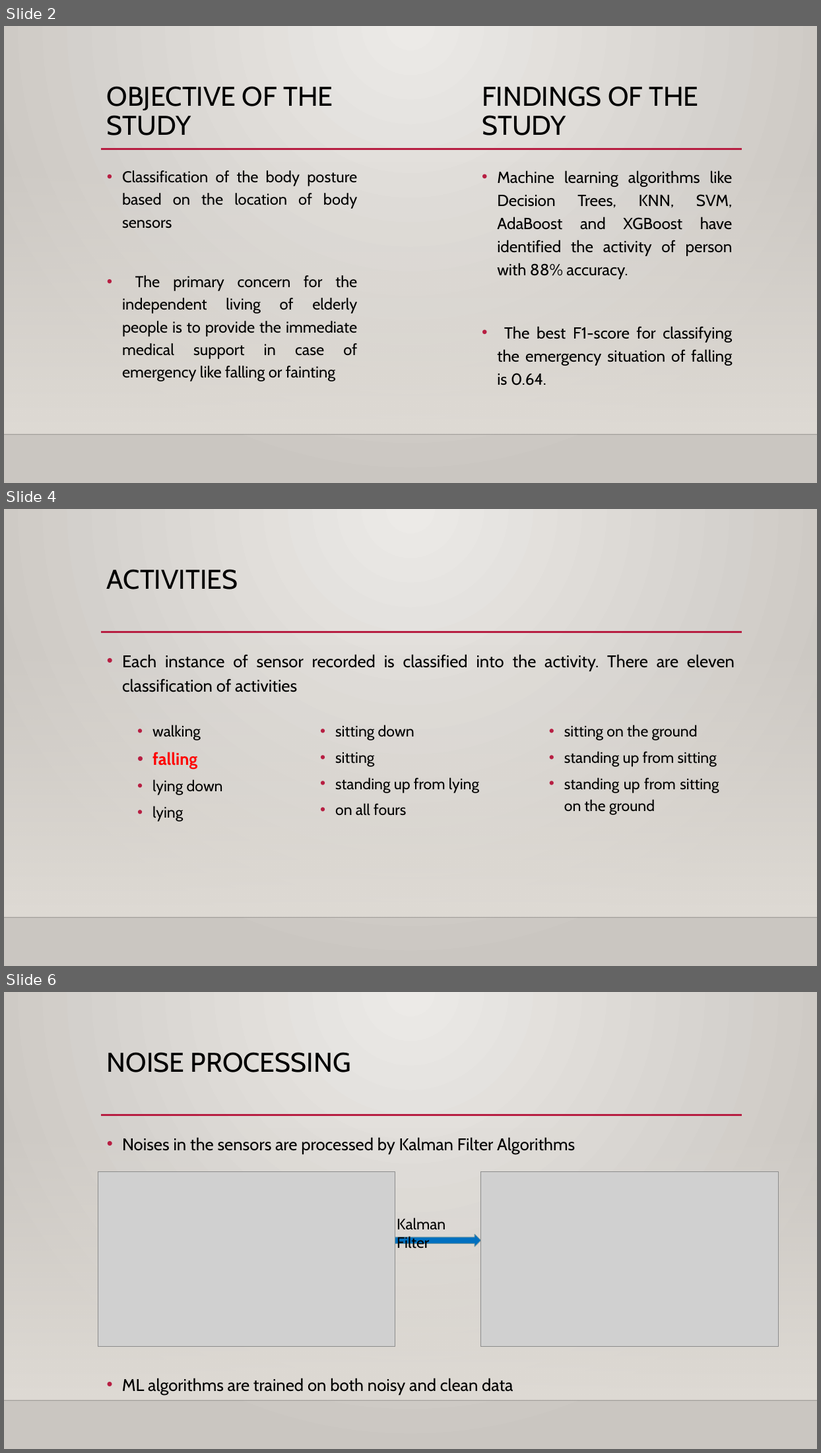
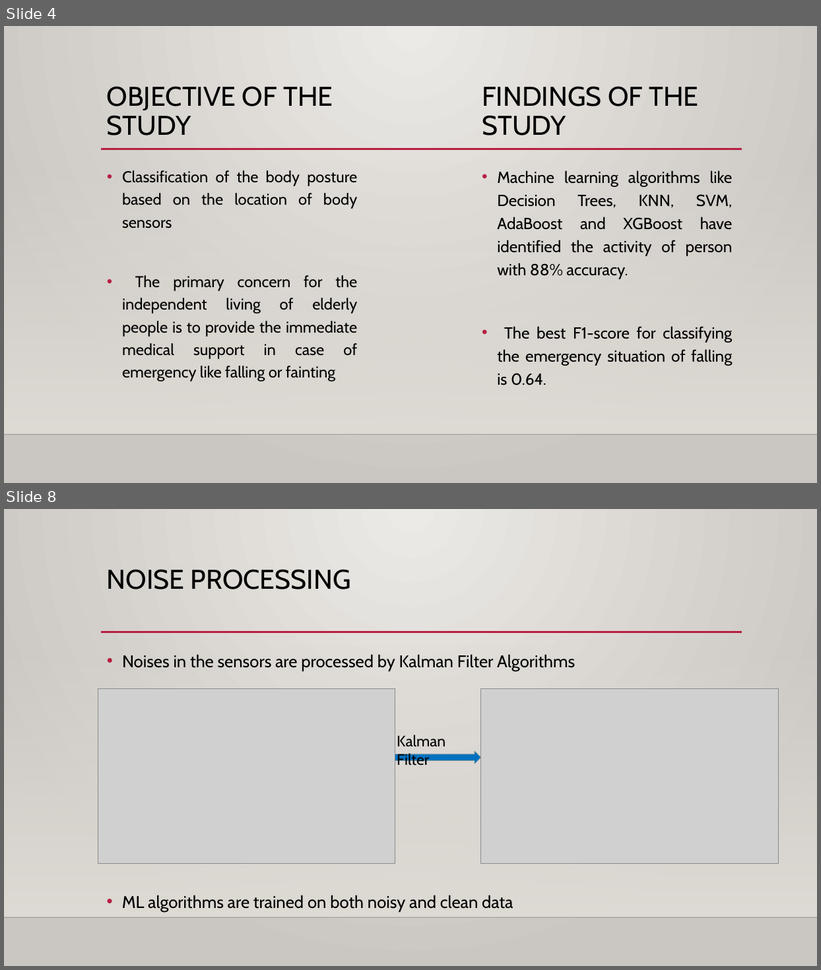
Before and after one commit to pgupta88/Springboard, a slide deck: Capstone_Two/Project Documentation/Technical Presentation.pptx. Shown one above the other, each under a label of ours: slides 2, 4 and 6 before the commit, slides 4 and 8 after it; the slides between them are not shown. The pictures are 821x1453 and 821x970 pixels, drawn with LibreOffice and Linux fonts; fonts in the diff are those of the drawing; grey boxes stand for pictures; background and template pictures are left out. Boxes give left, top, right and bottom in pixels: in the first picture for what was removed or moved away, otherwise in the second. Text is boxed around its words. In the diff, an @@ line names an element or a change of style, - is before the commit and + after.

```diff
--- a/Capstone_Two/Project Documentation/Technical Presentation.pptx
+++ b/Capstone_Two/Project Documentation/Technical Presentation.pptx
@@ slide 4 removed at [4,509,817,966], background gradient #ECEAE7 to #CAC7C1; not listed: 3 template elements that a slide beside it also shows @@
@@ title removed at [107,569,238,590] @@
-ACTIVITIES
@@ text removed at [122,654,735,692] @@
-• Each instance of sensor recorded is classified into the activity. There are eleven classification of activities
@@ text removed at [152,725,223,822] @@
-  • walking
-  • falling
-  • lying down
-  • lying
@@ text removed at [335,725,479,816] @@
-  • sitting down
-  • sitting
-  • standing up from lying
-  • on all fours
@@ text removed at [564,725,719,815] @@
-  • sitting on the ground
-  • standing up from sitting
-  • standing up from sitting on the ground
@@ what was slide 2 is now slide 4 @@
@@ what was slide 6 is now slide 8 @@
```
Also in this commit, not shown: 6 slides changed, 5 slides added, 3 other slides removed.
